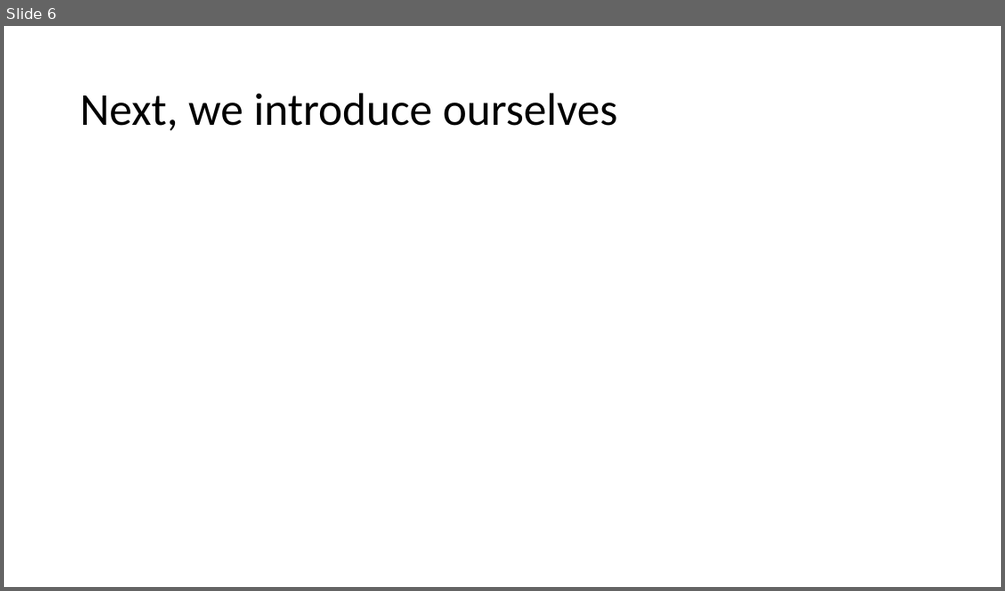
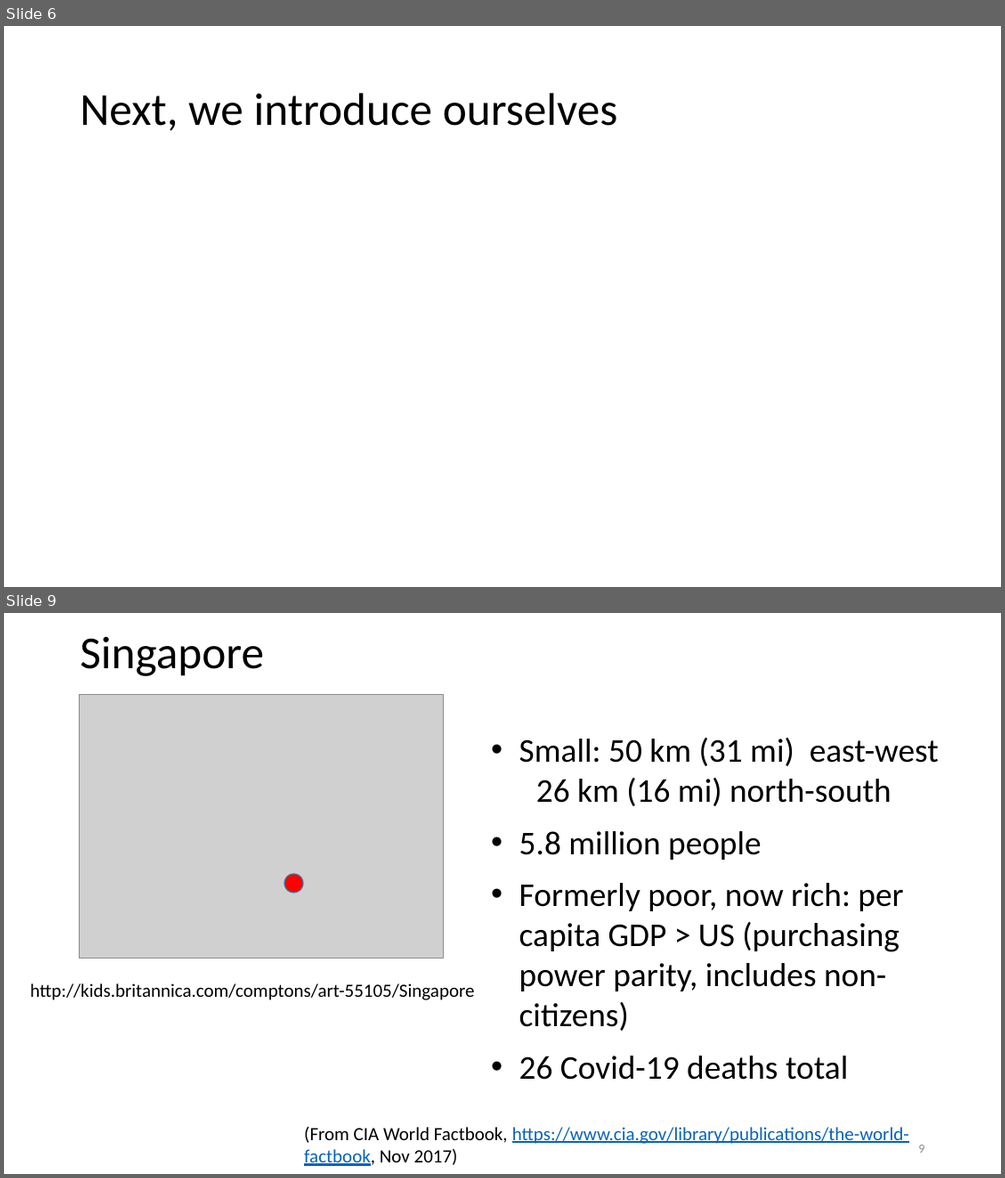
Before and after one commit to steverozen/ISMB.mutsig.tutorial, a slide deck: Tut1.Lecture.0.short.intro.pptx. Shown one above the other, each under a label of ours: slide 6 before the commit, slides 6 and 9 after it; the slides between them are not shown. The pictures are 1005x591 and 1005x1178 pixels, drawn with LibreOffice and Linux fonts; fonts in the diff are those of the drawing; grey boxes stand for pictures. Boxes give left, top, right and bottom in pixels: in the first picture for what was removed or moved away, otherwise in the second. Text is boxed around its words. In the diff, an @@ line names an element or a change of style, - is before the commit and + after.

```diff
--- a/Tut1.Lecture.0.short.intro.pptx
+++ b/Tut1.Lecture.0.short.intro.pptx
@@ slide 9 added at [4, 613, 1001, 1174], background #FFFFFF @@
@@ title added at [80, 636, 264, 676], 44 pt, text #000000 @@
+Singapore
@@ picture added at [79, 694, 444, 957] @@
@@ text added at [519, 738, 938, 1079], 32 pt, text #000000 @@
+• Small: 50 km (31 mi) east-west
+26 km (16 mi) north-south
+• 5.8 million people
+• Formerly poor, now rich: per capita GDP > US (purchasing power parity, includes non-citizens)
+• 26 Covid-19 deaths total
@@ ellipse added at [284, 874, 303, 892], fill #FF0000, outline #43739E 1 pt @@
@@ text added at [30, 983, 474, 1000], 18 pt, text #000000 @@
+http://kids.britannica.com/comptons/art-55105/Singapore
@@ text added at [304, 1127, 909, 1166], 18 pt, text #0563C1, underline @@
+(From CIA World Factbook, https://www.cia.gov/library/publications/the-world-factbook, Nov 2017)
@@ page number added at [918, 1144, 924, 1152], 12 pt, text #8C8C8C @@
+9
```
Also in this commit, not shown: 6 other slides added.
